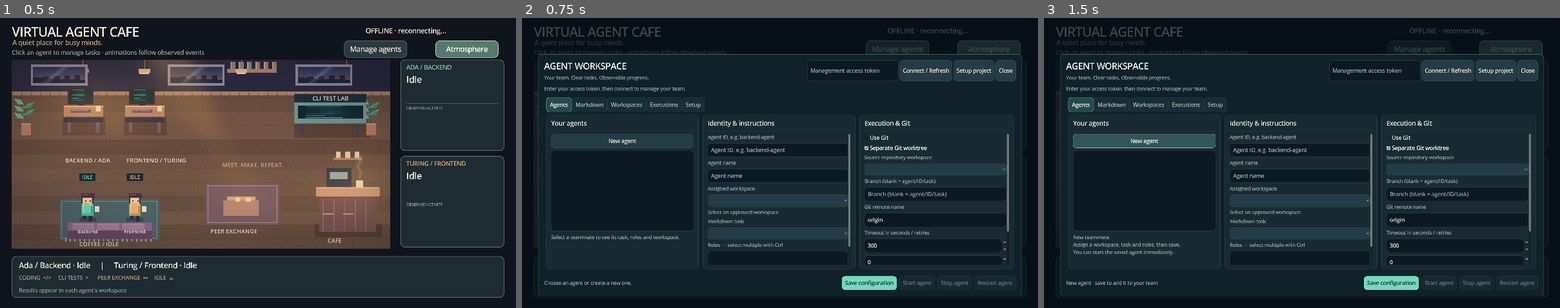
Above: before the commit, frames 1-3 (left to right).
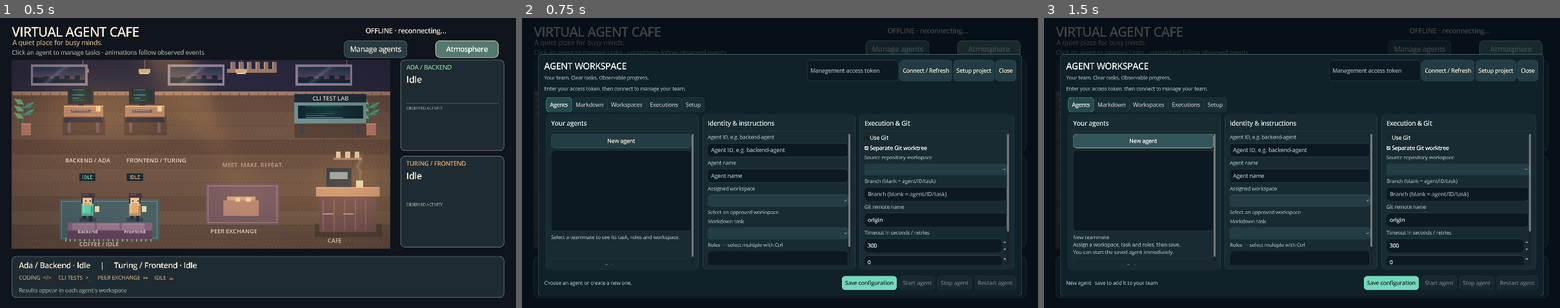
Above: after the commit, the same moments.

Repository: St3fanTh/VirtualAgentCafe
Game: Godot game, scene res://scenes/cafe.tscn
Two runs of this game, one before a commit and one after it. Both use one fixed random seed, a clock stepped at 60 frames per second and the inputs below.
Inputs:
- Up to frame 1 (0.5 s): no input
- Up to frame 2 (0.75 s): click "Manage agents" at 0.5 s
- Up to frame 3 (1.5 s): click "New agent" at 1.25 s

Frame 1 is identical in both runs. In frame 2, 0.2% of the frame differs, in the area x 16-34%, y 40-86%; in frame 3, 0.2%.

Commit message:
feat: add safe agent deletion with confirmation

Diff:
--- a/game/scripts/cafe.gd
+++ b/game/scripts/cafe.gd
@@ -266,6 +266,10 @@
 func on_frame(frame: Dictionary) -> void:
 	if state.apply(frame):
 		if frame.get("kind") == "snapshot":
+			for id in characters.keys():
+				if id not in ["ada", "turing"] and not state.agents.has(id):
+					characters[id].queue_free()
+					characters.erase(id)
 			for id in state.agents:
 				ensure_character(id, state.agents[id])
 				characters[id].reset_state(state.agents[id])
--- a/game/scripts/management.gd
+++ b/game/scripts/management.gd
@@ -38,6 +38,8 @@
 var action := ""
 var editing := false
 var active_agent := ""
+var delete_dialog := ConfirmationDialog.new()
+var delete_candidate := ""
 var pending_agent := ""
 var poll := Timer.new()
 var tabs: TabContainer
@@ -339,6 +341,14 @@
 	button(actions, "Start agent", func(): control("start"))
 	button(actions, "Stop agent", func(): control("stop"))
 	button(actions, "Restart agent", func(): control("restart"))
+	button(left, "Delete agent", ask_delete_agent)
+	delete_dialog.title = "Delete agent"
+	delete_dialog.ok_button_text = "Delete agent"
+	delete_dialog.dialog_autowrap = true
+	delete_dialog.theme = theme
+	delete_dialog.confirmed.connect(confirm_delete_agent)
+	delete_dialog.canceled.connect(func(): delete_candidate = "")
+	add_child(delete_dialog)
 
 func build_definitions(tabs: TabContainer) -> void:
 	var row := page(tabs, "Markdown")
@@ -571,6 +581,14 @@
 			if record.get("agent_id", "") in project.get("agents", []) or record.get("agent_id", "") == project.get("integrator", ""):
 				var integration: Dictionary = project.get("integration", {})
 				execution_status.text += "\nTeam: " + str(integration.get("status", "NOT_CONFIGURED")) + " · " + str(integration.get("detail", ""))
+	elif finished_action == "delete_agent":
+		var removed := str(data.get("id", ""))
+		if pending_agent == removed:
+			pending_agent = ""
+		if active_agent == removed:
+			new_agent()
+		set_notice("Agent deleted. Workspace, Git branches, Markdown and execution history kept.")
+		pending_refresh = true
 	elif finished_action in ["mutation", "control", "review"]:
 		if finished_action == "mutation" and data.has("config") and str(completed.get("path", "")).begins_with("/agents") and completed.get("method") in [HTTPClient.METHOD_PUT, HTTPClient.METHOD_POST]:
 			if int(completed.get("revision", -1)) == form_revision:
@@ -652,6 +670,8 @@
 	var automatic := bool(selected.get("execution", {}).get("integration_validation", false))
 	buttons["Start agent"].disabled = buttons["Start agent"].disabled or automatic
 	buttons["Restart agent"].disabled = buttons["Restart agent"].disabled or automatic
+	buttons["Delete agent"].disabled = busy or running or active_agent.is_empty()
+	buttons["Delete agent"].tooltip_text = "Stop the agent before deleting it." if running else "Remove this agent; keep its workspace, Git branches and history."
 	buttons["Save configuration"].disabled = busy or running
 	var can_retry := false
 	for execution in cache.get("executions", []):
@@ -717,6 +737,12 @@
 		var config: Dictionary = item.config
 		agent_rows.append({"id": config.id, "text": str(config.name) + " · " + str(item.state).capitalize()})
 	sync_list(agents, agent_rows)
+	if editing and not active_agent.is_empty():
+		var still_present := false
+		for row in agent_rows:
+			still_present = still_present or str(row.id) == active_agent
+		if not still_present:
+			new_agent()
 	var spaces: Array = []
 	for item in cache.get("workspaces", []):
 		spaces.append(item.id)
@@ -863,6 +889,20 @@
 	execution["max_retries"] = int(retries.value)
 	var config := {"id": agent_id.text, "name": agent_name.text, "workspace": chosen(workspace), "task": chosen(task_file) if not chosen(task_file).is_empty() else null, "roles": assigned_roles, "git": git, "execution": execution}
 	call_api("mutation", "/agents/" + agent_id.text if editing else "/agents", HTTPClient.METHOD_PUT if editing else HTTPClient.METHOD_POST, config)
+
+func ask_delete_agent() -> void:
+	if active_agent.is_empty():
+		return
+	delete_candidate = active_agent
+	delete_dialog.dialog_text = "Delete agent '" + delete_candidate + "' from management?\n\nWorkspace, Git branches, Markdown and execution history will be kept. Automatic integration for its team will be disabled. Stop all team workers first."
+	delete_dialog.popup_centered(Vector2i(760, 280))
+
+func confirm_delete_agent() -> void:
+	if delete_candidate.is_empty():
+		return
+	var identifier := delete_candidate
+	delete_candidate = ""
+	call_api("delete_agent", "/agents/" + identifier, HTTPClient.METHOD_DELETE, {"confirmed": true})
 
 func control(operation: String) -> void:
 	if active_agent.is_empty():
--- /dev/null
+++ b/game/tests/test_agent_deletion.gd
@@ -0,0 +1,51 @@
+extends "res://tests/test_gui_input.gd"
+
+func wait_for(predicate: Callable, message: String) -> void:
+	var deadline := Time.get_ticks_msec() + 10000
+	while not predicate.call():
+		check(Time.get_ticks_msec() < deadline, message)
+		await process_frame
+	await frames()
+
+func run() -> void:
+	root.gui_embed_subwindows = true
+	cafe = load("res://scenes/cafe.tscn").instantiate()
+	root.add_child(cafe)
+	if OS.get_environment("VAC_GUI_RENDERED") == "1":
+		cafe.world.hide()
+	await frames(12)
+	var ui = cafe.management
+	ui.poll.stop()
+	ui.show_management()
+	await settled(ui)
+	ui.call_api("mutation", "/workspaces", HTTPClient.METHOD_POST, {"id": "project"})
+	await settled(ui)
+	ui.call_api("mutation", "/definitions/tasks/task.md", HTTPClient.METHOD_PUT, {"content": "# Task\nPreserve all project work."})
+	await settled(ui)
+	ui.call_api("mutation", "/agents", HTTPClient.METHOD_POST, {"id": "delete-me", "name": "Delete me", "workspace": "project", "task": "task.md"})
+	await settled(ui)
+	await wait_for(func(): return cafe.characters.has("delete-me"), "Configured agent appears in cafe")
+	check(ui.active_agent == "delete-me", "Created agent selected")
+	check(not ui.buttons["Delete agent"].disabled, "Stopped agent can be deleted")
+	await click(ui.buttons["Delete agent"])
+	check(ui.delete_dialog.visible, "Pointer opens confirmation")
+	check(ui.delete_dialog.dialog_text.contains("Workspace, Git branches"), "Confirmation explains preserved work")
+	await key(KEY_ESCAPE)
+	check(not ui.delete_dialog.visible, "Escape cancels deletion")
+	check(ui.cache.agents.size() == 1 and cafe.characters.has("delete-me"), "Cancel preserves registry and character")
+	await click(ui.buttons["Delete agent"])
+	check(ui.delete_dialog.visible, "Confirmation reopens")
+	await key(KEY_ENTER)
+	await settled(ui)
+	await wait_for(func(): return ui.cache.agents.is_empty() and not cafe.characters.has("delete-me"), "Confirmed deletion removes list entry and live character")
+	check(ui.active_agent.is_empty() and not ui.editing, "Deleted agent form clears")
+	check(ui.buttons["Delete agent"].disabled, "No selected agent cannot be deleted")
+	check(ui.cache.workspaces.size() == 1 and ui.cache.tasks.size() == 1, "Workspace and task kept")
+	check(cafe.characters.has("ada") and cafe.characters.has("turing"), "Built-in cafe characters stay")
+	ui.refresh()
+	await settled(ui)
+	check(ui.cache.agents.is_empty(), "Refresh does not resurrect deleted agent")
+	print("Godot agent delete/cancel/confirmation/live snapshot tests: PASS (", checks, " checks)")
+	cafe.queue_free()
+	await frames()
+	quit(0)
--- a/game/tests/test_gui_input.gd
+++ b/game/tests/test_gui_input.gd
@@ -200,6 +200,7 @@
 	await click(ui.buttons["Start agent"])
 	await settled(ui)
 	check(not ui.buttons["Stop agent"].disabled, "Stop becomes enabled for a running task")
+	check(ui.buttons["Delete agent"].disabled, "Running agent cannot be deleted")
 	await click(ui.buttons["Stop agent"])
 	await settled(ui)
 	check(ui.cache.agents[0].state == "CANCELLED", "Stop button cancels the real process")
Not shown, added: game/tests/test_agent_deletion.gd.uid
Not shown, changed: PROGRESS.md
Not shown, added: backend/tests/test_agent_deletion.py
Not shown, changed: backend/tests/test_game_management.py
Not shown, changed: backend/virtual_agent_cafe/management/api.py
Not shown, changed: backend/virtual_agent_cafe/management/execution.py
Not shown, changed: backend/virtual_agent_cafe/management/storage.py
Not shown, changed: docs/agent-management.md
